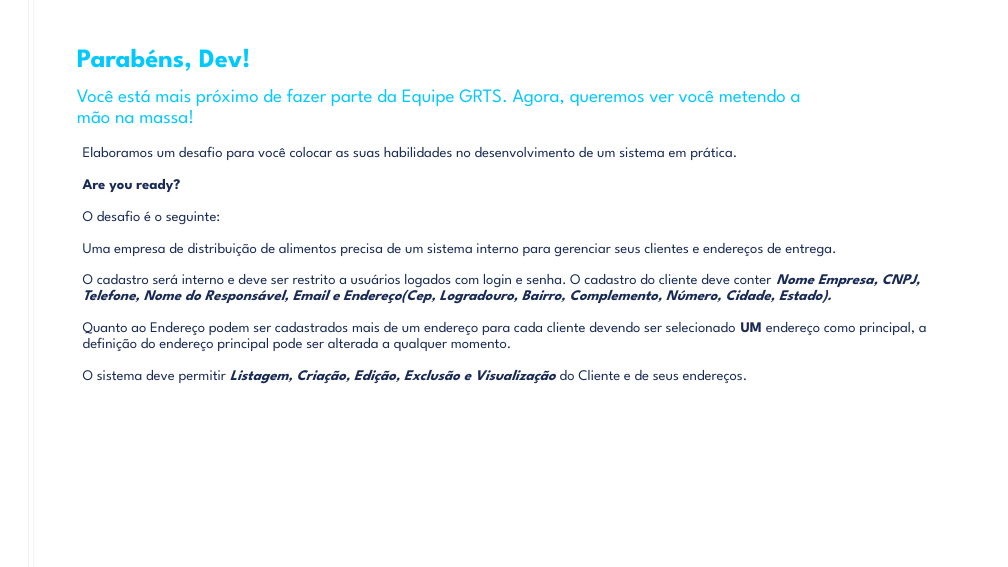
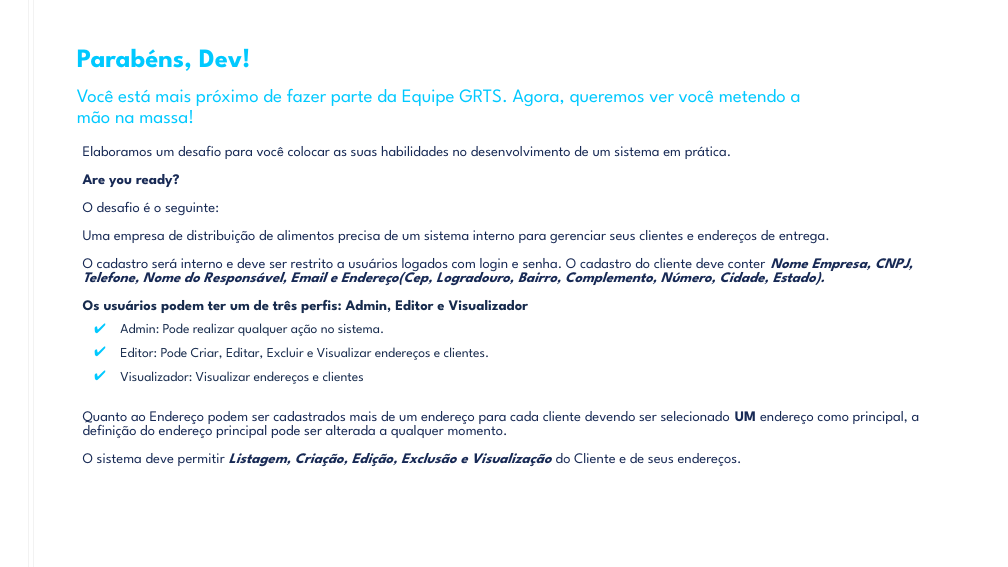
Before and after one commit to ohRobertoCarlos/testeanalista-jr, a slide deck: slide 3 of GRTS - Desafio Analista Jr.pptx. Drawn at 1008x567 pixels with LibreOffice and Linux fonts; fonts in the diff are those of the drawing; background and template pictures are left out. Boxes give left, top, right and bottom in pixels: in the first picture for what was removed or moved away, otherwise in the second. Text is boxed around its words. In the diff, an @@ line names an element or a change of style, - is before the commit and + after.

```diff
--- a/GRTS - Desafio Analista Jr.pptx
+++ b/GRTS - Desafio Analista Jr.pptx
@@ text at [83, 146, 920, 466]: size 14 to 13.9 pt in "Elaboramos um desafio para você colocar as ...", "Are you ready?", "O desafio é o seguinte:", "Uma empresa de distribuição de alimentos precisa ..." and 3 more places; line spacing 0.9 to 0.8 @@
@@ text at [83, 300, 529, 384]: paragraphs added @@
+Os usuários podem ter um de três perfis: Admin, Editor e Visualizador
+✔ Admin: Pode realizar qualquer ação no sistema.
+✔ Editor: Pode Criar, Editar, Excluir e Visualizar endereços e clientes.
+✔ Visualizador: Visualizar endereços e clientes
```
Also in this commit, not shown: 1 other slide changed.
